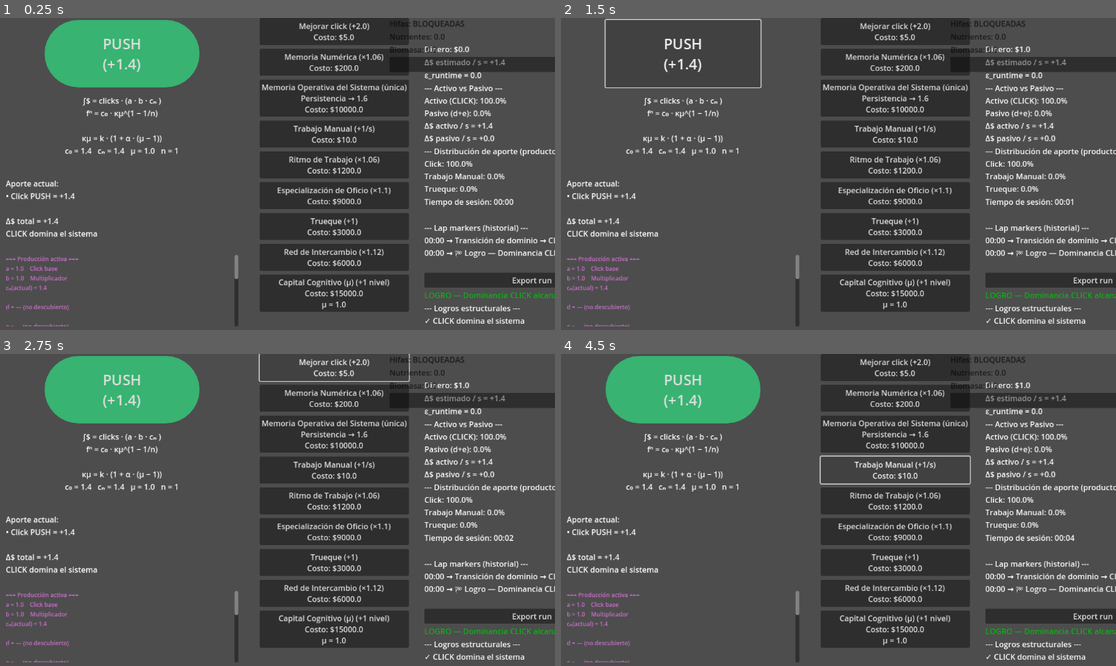
Above: before the commit, frames 1-4 (two rows, left to right).
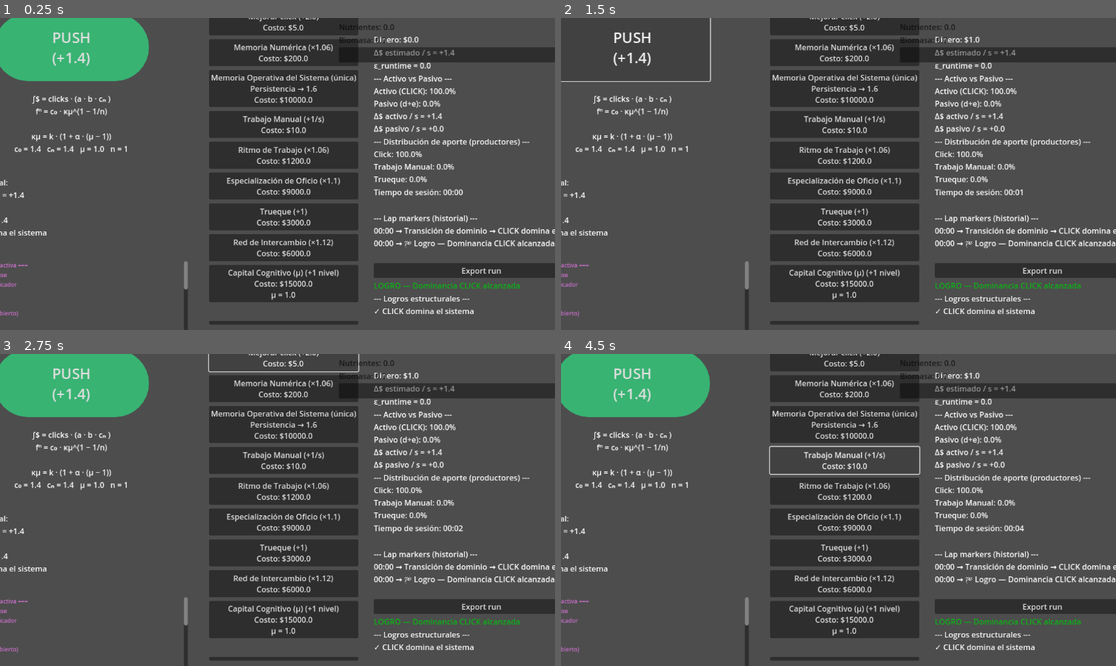
Above: after the commit, the same moments.

Repository: amurito/godot-idle-game
Game: Godot game, scene res://main.tscn
The game is run twice, just before and just after one commit, with the same random seed, the same clock (stepped at 60 frames per second) and the same inputs.
Inputs (mouse positions are in pixels of both pictures, inside the frame that each line leads up to):
- Up to frame 1 (0.25 s): no input
- Up to frame 2 (1.5 s): click (844, 323) at 0.52 s; click "PUSH (+1.4)" at 1.25 s
- Up to frame 3 (2.75 s): click "Mejorar click (+2.0) Costo: $…" at 2 s
- Up to frame 4 (4.5 s): click "Memoria Numérica (×1.06) Cost…" at 2.75 s; click "Memoria Operativa del Sistema…" at 3.5 s; click "Trabajo Manual (+1/s) Costo: …" at 4.25 s

The runs differ from the first frame. In frame 1, 34% of the frame differs, in the area x 0-100%, y 0-100%; in frame 2, 31%; in frame 3, 33%; in frame 4, 33%.

Commit message:
Sync Fungi DLC from office

Diff:
--- /dev/null
+++ b/fungi/fungi.gd
@@ -0,0 +1,14 @@
+extends Node
+
+var unlocked = {}
+var mu_bonus := 0.0
+
+func unlock(node_id):
+	if unlocked.has(node_id):
+		return
+
+	unlocked[node_id] = true
+
+	match node_id:
+		"HIFAS":
+			mu_bonus += 0.02
--- a/main.tscn
+++ b/main.tscn
@@ -25,9 +25,12 @@
 
 [node name="UIRootContainer" type="HBoxContainer" parent="."]
 layout_direction = 2
-layout_mode = 0
-offset_right = 876.0
-offset_bottom = 620.0
+layout_mode = 1
+anchors_preset = 15
+anchor_right = 1.0
+anchor_bottom = 1.0
+grow_horizontal = 2
+grow_vertical = 2
 scale = Vector2(1.0055599, 1)
 theme_override_constants/separation = 32
 alignment = 1
@@ -180,6 +183,12 @@
 [node name="CognitiveMuLabel" type="Label" parent="UIRootContainer/ProductionPanel/CapitalProductivoPanel"]
 layout_mode = 2
 
+[node name="UpgradeAccountingButton" type="Button" parent="UIRootContainer/ProductionPanel/CapitalProductivoPanel"]
+layout_mode = 2
+
+[node name="UpgradeAccountingLabel" type="Label" parent="UIRootContainer/ProductionPanel/CapitalProductivoPanel"]
+layout_mode = 2
+
 [node name="RightPanel" type="VBoxContainer" parent="UIRootContainer"]
 custom_minimum_size = Vector2(300, 0)
 layout_mode = 2
@@ -254,6 +263,10 @@
 visible = false
 layout_mode = 2
 size_flags_vertical = 1
+
+[node name="Biosfera" type="Button" parent="UIRootContainer/RightPanel/ScrollContainer/VBoxContainer"]
+layout_mode = 2
+text = "🌱 Biosfera"
 
 [connection signal="pressed" from="UIRootContainer/LeftPanel/CenterPanel/BigClickButton" to="." method="_on_BigClickButton_pressed"]
 [connection signal="pressed" from="UIRootContainer/ProductionPanel/ClickPanel/UpgradeClickButton" to="." method="_on_UpgradeClickButton_pressed"]
@@ -265,4 +278,6 @@
 [connection signal="pressed" from="UIRootContainer/ProductionPanel/TruequePanel/UpgradeTruequeButton" to="." method="_on_UpgradeTruequeButton_pressed"]
 [connection signal="pressed" from="UIRootContainer/ProductionPanel/TruequePanel/UpgradeTruequeNetworkButton" to="." method="_on_UpgradeTruequeNetworkButton_pressed"]
 [connection signal="pressed" from="UIRootContainer/ProductionPanel/CapitalProductivoPanel/UpgradeCognitiveButton" to="." method="_on_UpgradeCognitiveButton_pressed"]
+[connection signal="pressed" from="UIRootContainer/ProductionPanel/CapitalProductivoPanel/UpgradeAccountingButton" to="." method="_on_UpgradeAccountingButton_pressed"]
 [connection signal="pressed" from="UIRootContainer/RightPanel/ScrollContainer/VBoxContainer/ExportRunButton" to="." method="_on_ExportRunButton_pressed"]
+[connection signal="pressed" from="UIRootContainer/RightPanel/ScrollContainer/VBoxContainer/Biosfera" to="." method="_on_Biosfera_pressed"]
Not shown, added: fungi/fungi.gd.uid
